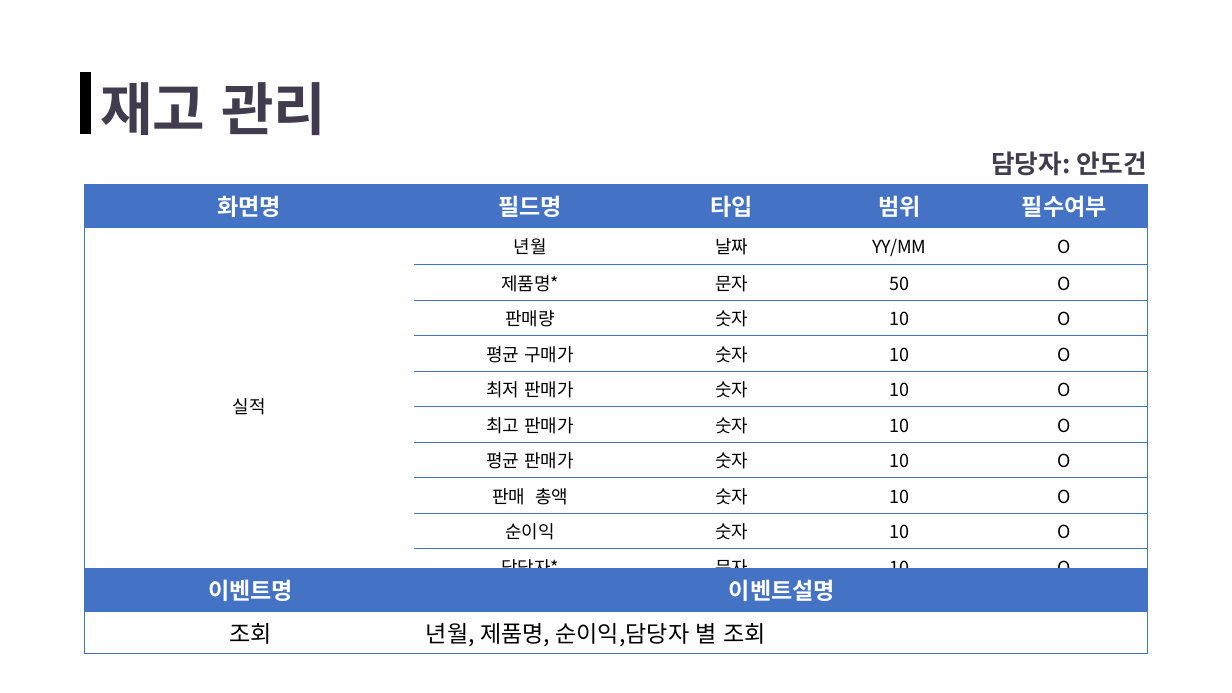
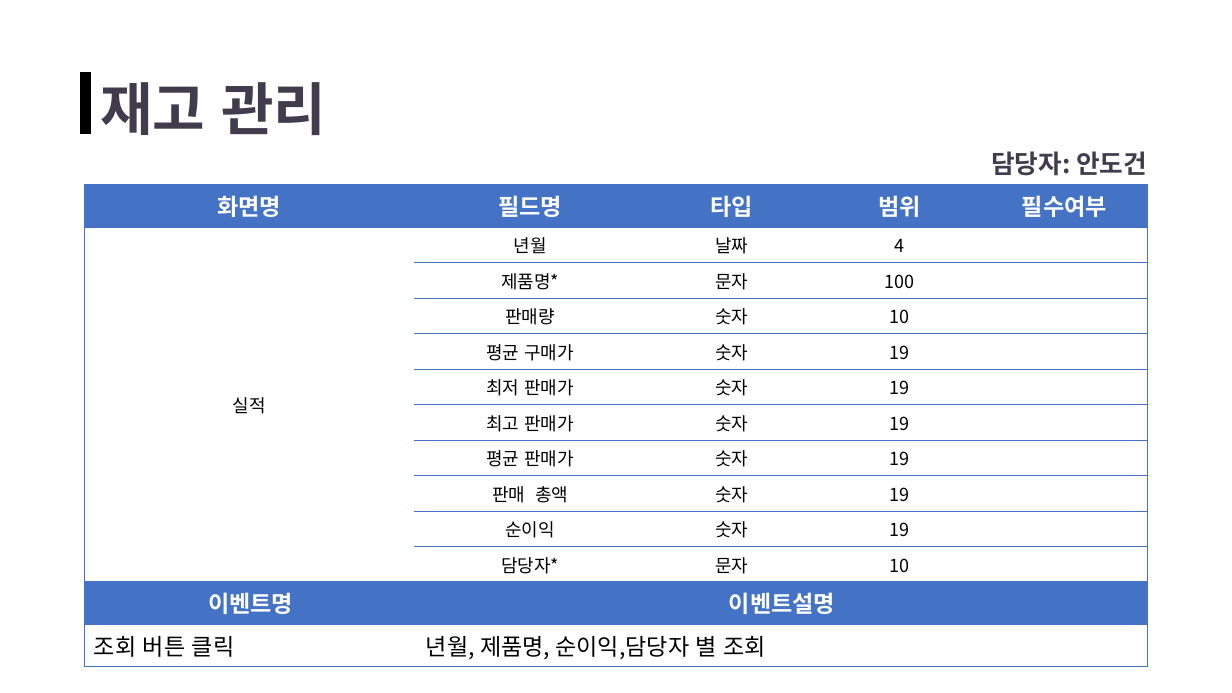
Before and after one commit to ppodong-bro/Team_OB, a slide deck: slide 10 of 분석자료/화면설계서(초안)_재고 관리.pptx. Drawn at 1232x693 pixels with LibreOffice and Linux fonts; fonts in the diff are those of the drawing. Boxes give left, top, right and bottom in pixels: in the first picture for what was removed or moved away, otherwise in the second. Text is boxed around its words. In the diff, an @@ line names an element or a change of style, - is before the commit and + after.

```diff
--- a/분석자료/화면설계서(초안)_재고 관리.pptx
+++ b/분석자료/화면설계서(초안)_재고 관리.pptx
@@ table at <box>85,185,1147,578</box> @@
-row 2, column 4: YY/MM
+row 2, column 4: 4
-row 2, column 5: O
+row 2, column 5: 
-row 3, column 4: 50
+row 3, column 4: 100
-row 3, column 5: O
+row 3, column 5: 
-row 4, column 5: O
+row 4, column 5: 
-row 5, column 4: 10
+row 5, column 4: 19
-row 5, column 5: O
+row 5, column 5: 
-row 6, column 4: 10
+row 6, column 4: 19
-row 6, column 5: O
+row 6, column 5: 
-row 7, column 4: 10
+row 7, column 4: 19
-row 7, column 5: O
+row 7, column 5: 
-row 8, column 4: 10
+row 8, column 4: 19
-row 8, column 5: O
+row 8, column 5: 
-row 9, column 4: 10
+row 9, column 4: 19
-row 9, column 5: O
+row 9, column 5: 
-row 10, column 4: 10
+row 10, column 4: 19
-row 10, column 5: O
+row 10, column 5: 
-row 11, column 5: O
+row 11, column 5: 
@@ table at <box>85,581,1148,663</box> @@
-row 2, column 1: 조회
+row 2, column 1: 조회 버튼 클릭
@@ table: place and size @@
-table at <box>85,568,1148,650</box>
+table at <box>85,581,1148,663</box>
```
Also in this commit, not shown: 9 other slides changed.
